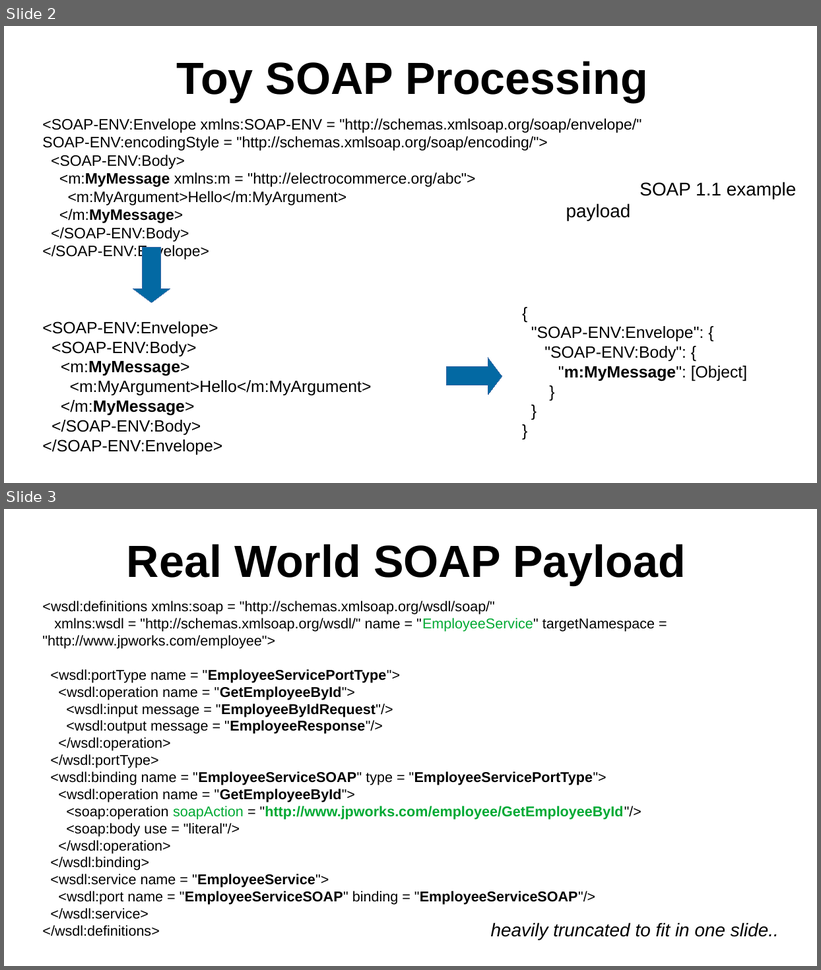
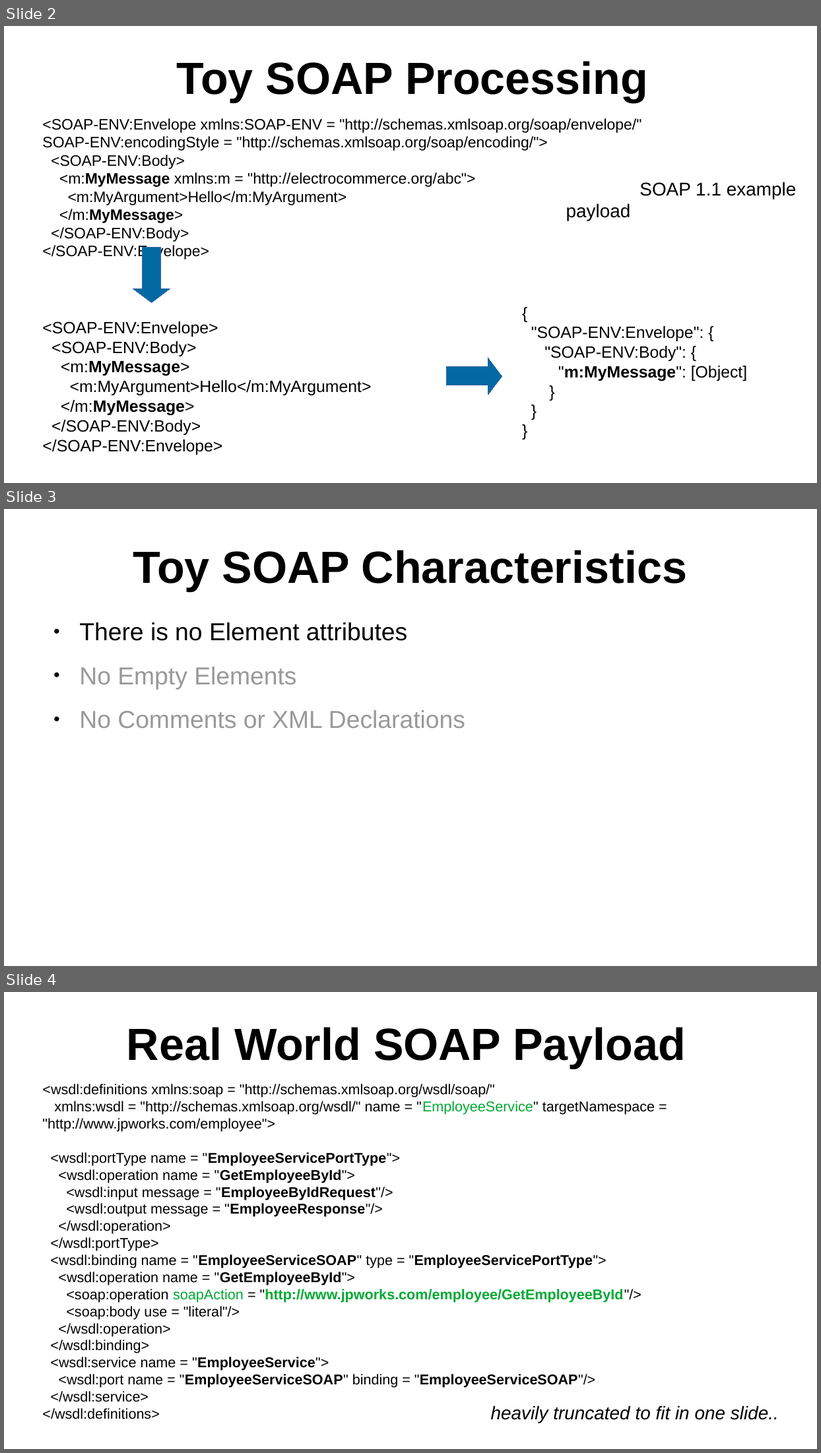
Before and after one commit to sergueik/springboot_study, a slide deck: basic-purejs-xml-parser/Painless Script for Ingesting SOAP Action from SOAP Payload.odp. Shown one above the other, each under a label of ours: slides 2 and 3 before the commit, slides 2, 3 and 4 after it. The pictures are 821x970 and 821x1453 pixels, drawn with LibreOffice and Linux fonts; fonts in the diff are those of the drawing. Boxes give left, top, right and bottom in pixels: in the first picture for what was removed or moved away, otherwise in the second. Text is boxed around its words. In the diff, an @@ line names an element or a change of style, - is before the commit and + after.

```diff
--- a/basic-purejs-xml-parser/Painless Script for Ingesting SOAP Action from SOAP Payload.odp
+++ b/basic-purejs-xml-parser/Painless Script for Ingesting SOAP Action from SOAP Payload.odp
@@ slide 3 added at <box>4,509,817,966</box>, background #FFFFFF @@
@@ title added at <box>133,550,687,591</box>, 44 pt, text #000000, bold @@
+Toy SOAP Characteristics
@@ text added at <box>79,623,465,728</box>, 24 pt, text #999999 @@
+● There is no Element attributes
+● No Empty Elements
+● No Comments or XML Declarations
@@ what was slide 3 is now slide 4 @@
```
Also in this commit, not shown: 3 other slides added, 2 other files.
